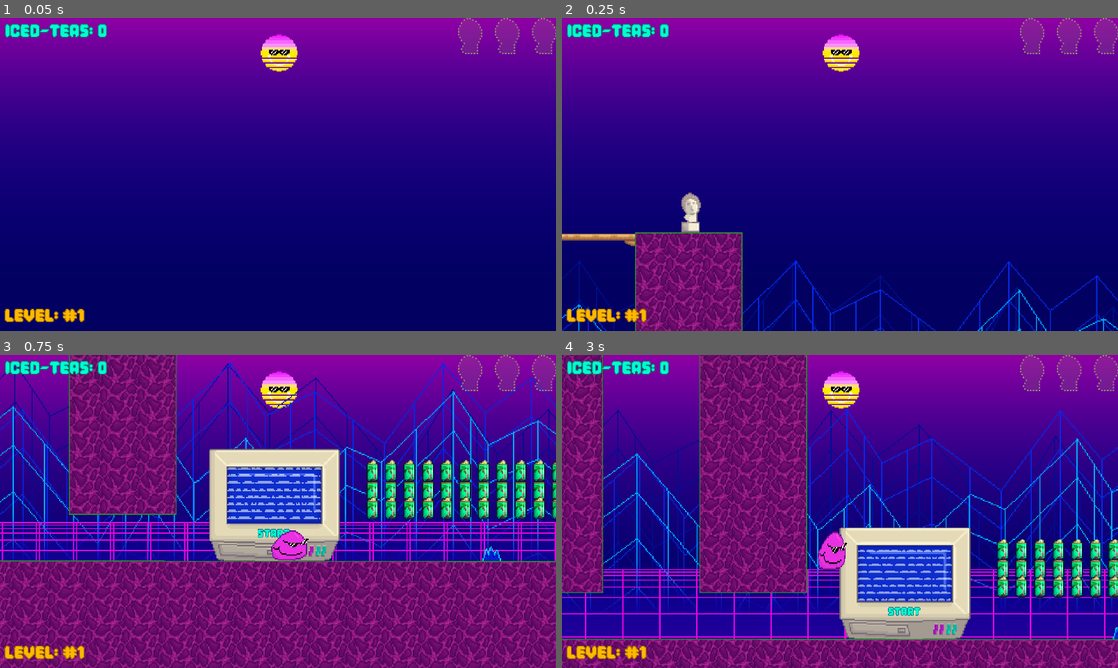
Above: before the commit, frames 1-4 (two rows, left to right).
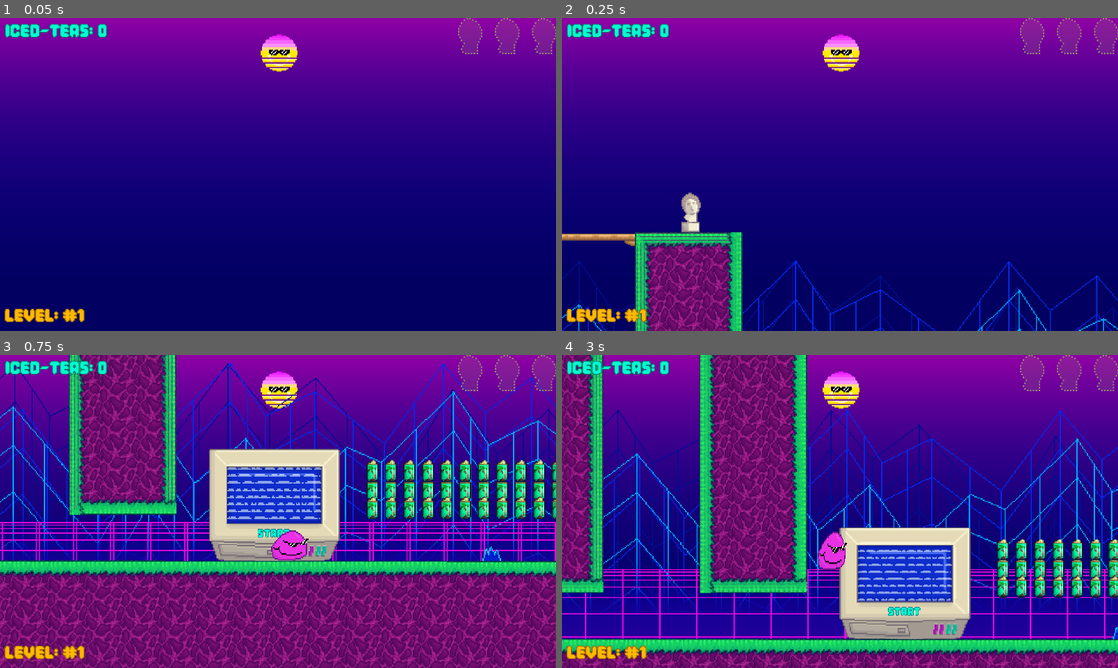
Above: after the commit, the same moments.

Repository: qualitytrash1/G.L.S.A.G.L.TM
Game: Godot game, scene res://scenes/game.tscn
Two runs of this game, one before a commit and one after it. Both use one fixed random seed, a clock stepped at 60 frames per second and the inputs below.
Inputs (mouse positions are in pixels of both pictures, inside the frame that each line leads up to):
- Up to frame 1 (0.05 s): no input
- Up to frame 2 (0.25 s): no input
- Up to frame 3 (0.75 s): move the mouse to (400, 495) at 0.52 s; hold D (right) from 0.53 s (still down); tap S (pound) at 0.6 s
- Up to frame 4 (3 s): tap W (jump) at 0.77, 0.8, 1.07, 1.35, 1.52, 1.82, 2.3 s; move the mouse to (728, 527) at 1.27 s; tap S (pound) at 1.55 s; move the mouse to (895, 442) at 2.02 s; release D (right) at 2.03 s; press the mouse at (895, 442) at 2.03 s; hold A (left) 2.03-2.78 s; move the mouse to (812, 574) at 2.77 s; release the mouse at (812, 574) at 2.78 s; hold D (right) from 2.78 s (still down); right-click (812, 574) at 2.85 s

Frame 1 is identical in both runs. In frame 2, 2.2% of the frame differs, in the area x 13-33%, y 68-100%; in frame 3, 7.9%; in frame 4, 11%, in the area x 0-100%, y 0-97%.

Commit message:
sdxaesdz

Diff:
--- a/glambert's-largely-sized-adventures-in-glam-land™!/project.godot
+++ b/glambert's-largely-sized-adventures-in-glam-land™!/project.godot
@@ -12,7 +12,7 @@
 
 config/name="Glambert's Largely Sized Adventures in Glam-Land™!"
 run/main_scene="uid://cvhnqj4t7mdea"
-config/features=PackedStringArray("4.6", "GL Compatibility")
+config/features=PackedStringArray("4.5", "GL Compatibility")
 config/icon="res://textures/icon.svg"
 
 [autoload]
@@ -33,6 +33,7 @@
 statue=""
 computer=""
 insta-death=""
+enemy=""
 
 [input]
 
--- a/glambert's-largely-sized-adventures-in-glam-land™!/scenes/enemy-purple.tscn
+++ b/glambert's-largely-sized-adventures-in-glam-land™!/scenes/enemy-purple.tscn
@@ -33,6 +33,109 @@
 [sub_resource type="RectangleShape2D" id="RectangleShape2D_itpxd"]
 size = Vector2(41, 10)
 
+[sub_resource type="Animation" id="Animation_y258b"]
+length = 0.001
+tracks/0/type = "value"
+tracks/0/imported = false
+tracks/0/enabled = true
+tracks/0/path = NodePath("Sprite:position")
+tracks/0/interp = 1
+tracks/0/loop_wrap = true
+tracks/0/keys = {
+"times": PackedFloat32Array(0),
+"transitions": PackedFloat32Array(1),
+"update": 0,
+"values": [Vector2(-17, -5)]
+}
+tracks/1/type = "value"
+tracks/1/imported = false
+tracks/1/enabled = true
+tracks/1/path = NodePath("Sprite:scale")
+tracks/1/interp = 1
+tracks/1/loop_wrap = true
+tracks/1/keys = {
+"times": PackedFloat32Array(0),
+"transitions": PackedFloat32Array(1),
+"update": 0,
+"values": [Vector2(1, 1)]
+}
+tracks/2/type = "value"
+tracks/2/imported = false
+tracks/2/enabled = true
+tracks/2/path = NodePath("Sprite:modulate")
+tracks/2/interp = 1
+tracks/2/loop_wrap = true
+tracks/2/keys = {
+"times": PackedFloat32Array(0),
+"transitions": PackedFloat32Array(1),
+"update": 0,
+"values": [Color(1, 1, 1, 1)]
+}
+tracks/3/type = "value"
+tracks/3/imported = false
+tracks/3/enabled = true
+tracks/3/path = NodePath("Sprite:visible")
+tracks/3/interp = 1
+tracks/3/loop_wrap = true
+tracks/3/keys = {
+"times": PackedFloat32Array(0),
+"transitions": PackedFloat32Array(1),
+"update": 1,
+"values": [true]
+}
+
+[sub_resource type="Animation" id="Animation_6awaq"]
+resource_name = "death"
+length = 0.15
+tracks/0/type = "value"
+tracks/0/imported = false
+tracks/0/enabled = true
+tracks/0/path = NodePath("Sprite:scale")
+tracks/0/interp = 1
+tracks/0/loop_wrap = true
+tracks/0/keys = {
+"times": PackedFloat32Array(0, 0.13333334),
+"transitions": PackedFloat32Array(1, 1),
+"update": 0,
+"values": [Vector2(1, 1), Vector2(1, 0.03125)]
+}
+tracks/1/type = "value"
+tracks/1/imported = false
+tracks/1/enabled = true
+tracks/1/path = NodePath("Sprite:position")
+tracks/1/interp = 1
+tracks/1/loop_wrap = true
+tracks/1/keys = {
+"times": PackedFloat32Array(0, 0.13333334),
+"transitions": PackedFloat32Array(1, 1),
+"update": 0,
+"values": [Vector2(-17, -5), Vector2(-17, 4)]
+}
+tracks/2/type = "value"
+tracks/2/imported = false
+tracks/2/enabled = true
+tracks/2/path = NodePath("Sprite:modulate")
+tracks/2/interp = 1
+tracks/2/loop_wrap = true
+tracks/2/keys = {
+"times": PackedFloat32Array(0, 0.15),
+"transitions": PackedFloat32Array(1, 1),
+"update": 0,
+"values": [Color(1, 1, 1, 1), Color(1, 0, 0, 1)]
+}
+tracks/3/type = "value"
+tracks/3/imported = false
+tracks/3/enabled = true
+tracks/3/path = NodePath("Sprite:visible")
+tracks/3/interp = 1
+tracks/3/loop_wrap = true
+tracks/3/keys = {
+"times": PackedFloat32Array(0, 0.15),
+"transitions": PackedFloat32Array(1, 1),
+"update": 1,
+"values": [true, false]
+}
+
 [sub_resource type="Animation" id="Animation_itpxd"]
 resource_name = "idle"
 loop_mode = 1
@@ -61,109 +164,6 @@
 "values": [Vector2(1, 1), Vector2(1, 1.09375)]
 }
 
-[sub_resource type="Animation" id="Animation_y258b"]
-length = 0.001
-tracks/0/type = "value"
-tracks/0/imported = false
-tracks/0/enabled = true
-tracks/0/path = NodePath("Sprite:position")
-tracks/0/interp = 1
-tracks/0/loop_wrap = true
-tracks/0/keys = {
-"times": PackedFloat32Array(0),
-"transitions": PackedFloat32Array(1),
-"update": 0,
-"values": [Vector2(-17, -5)]
-}
-tracks/1/type = "value"
-tracks/1/imported = false
-tracks/1/enabled = true
-tracks/1/path = NodePath("Sprite:scale")
-tracks/1/interp = 1
-tracks/1/loop_wrap = true
-tracks/1/keys = {
-"times": PackedFloat32Array(0),
-"transitions": PackedFloat32Array(1),
-"update": 0,
-"values": [Vector2(1, 1)]
-}
-tracks/2/type = "value"
-tracks/2/imported = false
-tracks/2/enabled = true
-tracks/2/path = NodePath("Sprite:modulate")
-tracks/2/interp = 1
-tracks/2/loop_wrap = true
-tracks/2/keys = {
-"times": PackedFloat32Array(0),
-"transitions": PackedFloat32Array(1),
-"update": 0,
-"values": [Color(1, 1, 1, 1)]
-}
-tracks/3/type = "value"
-tracks/3/imported = false
-tracks/3/enabled = true
-tracks/3/path = NodePath("Sprite:visible")
-tracks/3/interp = 1
-tracks/3/loop_wrap = true
-tracks/3/keys = {
-"times": PackedFloat32Array(0),
-"transitions": PackedFloat32Array(1),
-"update": 1,
-"values": [true]
-}
-
-[sub_resource type="Animation" id="Animation_6awaq"]
-resource_name = "death"
-length = 0.15
-tracks/0/type = "value"
-tracks/0/imported = false
-tracks/0/enabled = true
-tracks/0/path = NodePath("Sprite:scale")
-tracks/0/interp = 1
-tracks/0/loop_wrap = true
-tracks/0/keys = {
-"times": PackedFloat32Array(0, 0.13333334),
-"transitions": PackedFloat32Array(1, 1),
-"update": 0,
-"values": [Vector2(1, 1), Vector2(1, 0.03125)]
-}
-tracks/1/type = "value"
-tracks/1/imported = false
-tracks/1/enabled = true
-tracks/1/path = NodePath("Sprite:position")
-tracks/1/interp = 1
-tracks/1/loop_wrap = true
-tracks/1/keys = {
-"times": PackedFloat32Array(0, 0.13333334),
-"transitions": PackedFloat32Array(1, 1),
-"update": 0,
-"values": [Vector2(-17, -5), Vector2(-17, 4)]
-}
-tracks/2/type = "value"
-tracks/2/imported = false
-tracks/2/enabled = true
-tracks/2/path = NodePath("Sprite:modulate")
-tracks/2/interp = 1
-tracks/2/loop_wrap = true
-tracks/2/keys = {
-"times": PackedFloat32Array(0, 0.15),
-"transitions": PackedFloat32Array(1, 1),
-"update": 0,
-"values": [Color(1, 1, 1, 1), Color(1, 0, 0, 1)]
-}
-tracks/3/type = "value"
-tracks/3/imported = false
-tracks/3/enabled = true
-tracks/3/path = NodePath("Sprite:visible")
-tracks/3/interp = 1
-tracks/3/loop_wrap = true
-tracks/3/keys = {
-"times": PackedFloat32Array(0, 0.15),
-"transitions": PackedFloat32Array(1, 1),
-"update": 1,
-"values": [true, false]
-}
-
 [sub_resource type="AnimationLibrary" id="AnimationLibrary_y258b"]
 _data = {
 &"RESET": SubResource("Animation_y258b"),
@@ -201,9 +201,9 @@
 [node name="Attack" type="AudioStreamPlayer" parent="."]
 stream = ExtResource("4_itpxd")
 
-[node name="Hitbox" type="Area2D" parent="."]
+[node name="Hitbox" type="Area2D" parent="." groups=["enemy"]]
 process_mode = 3
-collision_layer = 0
+collision_layer = 4
 
 [node name="CollisionShape2D" type="CollisionShape2D" parent="Hitbox"]
 process_mode = 3
@@ -215,5 +215,3 @@
 &"": SubResource("AnimationLibrary_y258b")
 }
 autoplay = "idle"
-
-[connection signal="area_entered" from="Hitbox" to="." method="_on_hitbox_area_entered"]
--- a/glambert's-largely-sized-adventures-in-glam-land™!/scenes/game.tscn
+++ b/glambert's-largely-sized-adventures-in-glam-land™!/scenes/game.tscn
@@ -275,7 +275,6 @@
 [node name="Grass" parent="Level/Polygons/Polygon/Polygon" instance=ExtResource("6_p57ef")]
 
 [node name="Collision" type="CollisionPolygon2D" parent="Level/Polygons/Polygon"]
-polygon = PackedVector2Array(-4836, -6, -1062, -739, -1062.8615, -144, -1198, -144, -1198, -55, -1063, -55, -284.97876, -54.358597, -289, 234, -230, 234, -228.53253, -54.312057, -138.8378, -54.23812, -139, 233, -82, 233, -82, -54.160633, 150, -54, 173, -86, 199, -114, 229, -140, 257, -160, 299, -175, 354, -189, 408, -196, 465, -193, 509, -181, 561, -155, 643, -64, 2813, -64, 2813, -400, 3572, -960, 3572, 941, 2842, 940, -4864, 912)
 
 [node name="Polygon2" type="StaticBody2D" parent="Level/Polygons"]
 position = Vector2(45, 16)
--- a/glambert's-largely-sized-adventures-in-glam-land™!/scenes/grass.tscn
+++ b/glambert's-largely-sized-adventures-in-glam-land™!/scenes/grass.tscn
@@ -1,7 +1,7 @@
 [gd_scene load_steps=3 format=3 uid="uid://bb08qhktrr4g3"]
 
 [ext_resource type="Script" uid="uid://djguocrvnugga" path="res://scripts/grass.gd" id="1_e1kak"]
-[ext_resource type="Texture2D" uid="uid://dcyj16gwnhks" path="res://textures/grass_overhang.png" id="2_yarb5"]
+[ext_resource type="Texture2D" uid="uid://cc3g0b7lxq0ca" path="res://textures/grass.png" id="2_yarb5"]
 
 [node name="Grass" type="Node2D"]
 script = ExtResource("1_e1kak")
@@ -13,21 +13,4 @@
 layout_mode = 3
 anchors_preset = 0
 
-[node name="1" type="Node2D" parent="Side/Textures"]
-
-[node name="1" type="Control" parent="Side/Textures/1"]
-clip_contents = true
-layout_mode = 3
-anchors_preset = 0
-offset_right = 80.0
-offset_bottom = 10.0
-
-[node name="TextureRect" type="TextureRect" parent="Side/Textures/1/1"]
-layout_mode = 0
-offset_right = 8.0
-offset_bottom = 1.0
-texture = ExtResource("2_yarb5")
-expand_mode = 1
-stretch_mode = 1
-
 [node name="Sides" type="Node2D" parent="."]
--- a/glambert's-largely-sized-adventures-in-glam-land™!/scripts/enemy_purple_movement.gd
+++ b/glambert's-largely-sized-adventures-in-glam-land™!/scripts/enemy_purple_movement.gd
@@ -1,4 +1,8 @@
+class_name BasicEnemy
+
 extends CharacterBody2D
+
+
 
 @onready var sprite: AnimatedSprite2D = $Sprite
 @onready var hole_detector: RayCast2D = $HoleDetector
@@ -37,20 +41,3 @@
 		velocity += get_gravity() * delta
 
 	move_and_slide()
-
-
-func _on_hitbox_area_entered(area: Area2D) -> void:
-
-	if area.get_parent() is Glambert:
-
-		if area.get_parent().ground_pounding:
-
-			body.queue_free()
-			hit_box_collision.queue_free()
-
-			smooth_animations.play("death")
-			await smooth_animations.animation_finished
-			queue_free()
-
-		else:
-			area.get_parent().end_level(self, 0, false)
--- a/glambert's-largely-sized-adventures-in-glam-land™!/scripts/glambert.gd
+++ b/glambert's-largely-sized-adventures-in-glam-land™!/scripts/glambert.gd
@@ -347,6 +347,26 @@
 		if area.is_in_group("computer"):
 			end_level(area, 0.4, true)
 
+	if area.get_parent() is BasicEnemy:
+		var enemy : BasicEnemy = area.get_parent()
+
+		if ground_pounding:
+			#jump
+			coyote_time = MAX_COYOTE_TIME
+			buffer_jump = MAX_BUFFER_JUMP
+			ground_pounding = false
+
+			enemy.body.queue_free()
+			enemy.hit_box_collision.queue_free()
+
+			enemy.smooth_animations.play("death")
+			await enemy.smooth_animations.animation_finished
+			enemy.queue_free()
+
+
+		else:
+			end_level(enemy, 0, false)
+
 
 func end_level(node: Node, time: float, level_complete: bool):
 		#GOES TO NEXT LEVEL
--- a/glambert's-largely-sized-adventures-in-glam-land™!/scripts/grass.gd
+++ b/glambert's-largely-sized-adventures-in-glam-land™!/scripts/grass.gd
@@ -2,9 +2,8 @@
 
 extends Node2D
 
+@export var texture : Texture2D
 @export var update : bool = false
-@export var texture : Texture2D
-
 @onready var side: Node2D = $Side
 @onready var polygon: Polygon2D = $".."
 @onready var level: Level = $"../../../../"
@@ -15,16 +14,14 @@
 func _ready() -> void:
 	_update()
 
-
 func _process(delta: float) -> void:
-	if Engine.is_editor_hint():
-		if update:
-			_update()
-			update = false
+	if update:
+		create_tex()
+		update = false
 
 func _update() -> void:
 	await get_tree().create_timer(0.1).timeout
-	create_tex(texture)
+	create_tex()
 	for i in sides.get_children():
 		i.queue_free()
 	side.hide()
@@ -44,21 +41,21 @@
 		new_side.rotation = 0
 		var tex_index : float = 0
 		for i in new_side.get_child(0).get_children():
-			i.get_child(0).size.x = point.distance_to(next_point) - tex_index
-			i.get_child(0).get_child(0).size.x = i.get_child(0).size.x
+			i.size.x = point.distance_to(next_point) - tex_index
+			i.get_child(0).size.x = i.size.x
 			tex_index += 1
 		new_side.show()
 		index += 1
 
-func create_tex(texture : Texture2D) -> void:
-	for i in textures.get_children():
+func create_tex() -> void:
+	for i in get_child(0).get_child(0).get_children():
 		i.queue_free()
+		print("clearing: " + str(i))
 	for i in range(texture.get_size().y):
-		var new_node : Node2D = Node2D.new()
-		textures.add_child(new_node)
 		var new_cont : Control = Control.new()
-		new_node.add_child(new_cont)
+		get_child(0).get_child(0).add_child(new_cont)
 		var new_rect : TextureRect = TextureRect.new()
+		new_rect.texture = texture
 		new_cont.add_child(new_rect)
 		new_cont.size = Vector2(texture.get_size().x, 1)
 		new_rect.size = Vector2(texture.get_size().x, i + 1)
@@ -67,3 +64,5 @@
 		new_rect.stretch_mode = TextureRect.STRETCH_TILE
 		new_cont.position.y = i
 		new_rect.position.y = -i
+		print("added: " + str(new_cont))
+		print("added: " + str(new_rect))
Not shown: 1 places in glambert's-largely-sized-adventures-in-glam-land™!/scenes/enemy-purple.tscn that only renumber resources
Not shown: 2 places in glambert's-largely-sized-adventures-in-glam-land™!/scenes/game.tscn that only renumber resources
Binary file added: glambert's-largely-sized-adventures-in-glam-land™!/textures/grass.png
Not shown, changed: glambert's-largely-sized-adventures-in-glam-land™!/textures/grass.png.import
Binary file removed: glambert's-largely-sized-adventures-in-glam-land™!/textures/grass_overhang.png
